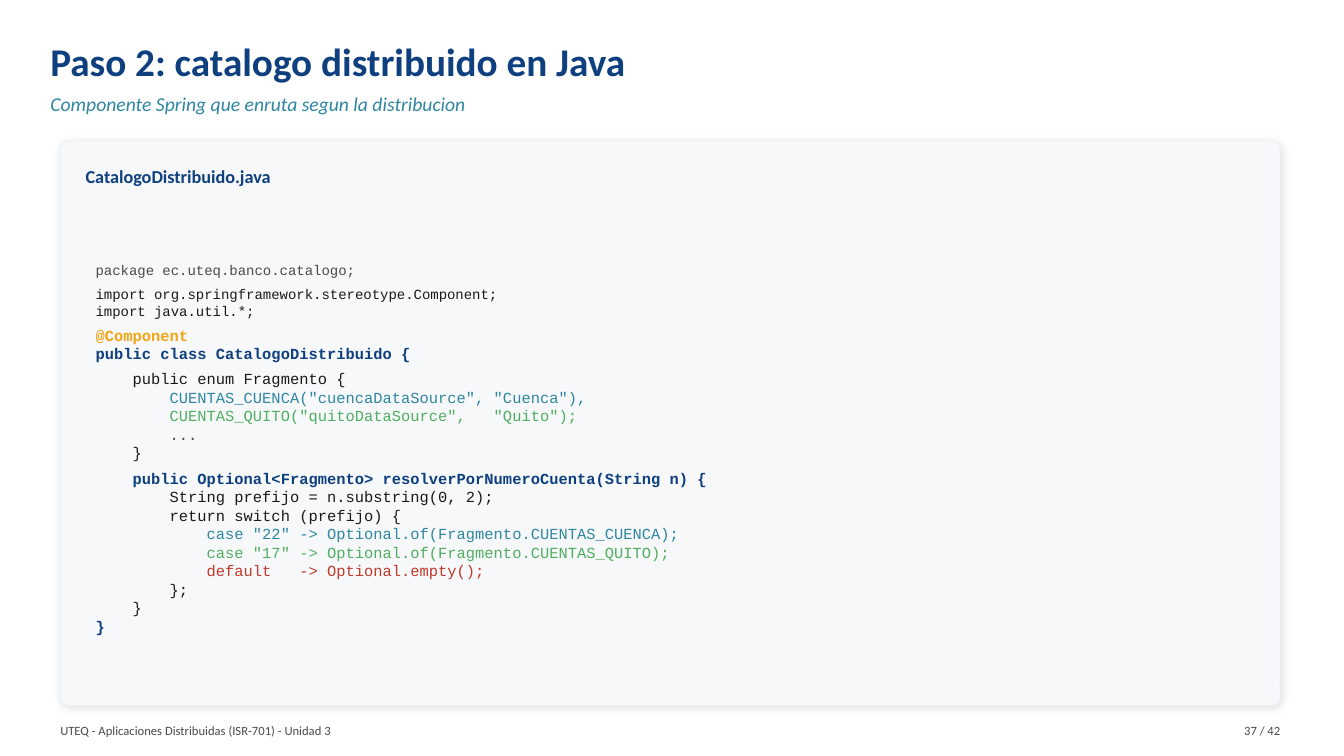
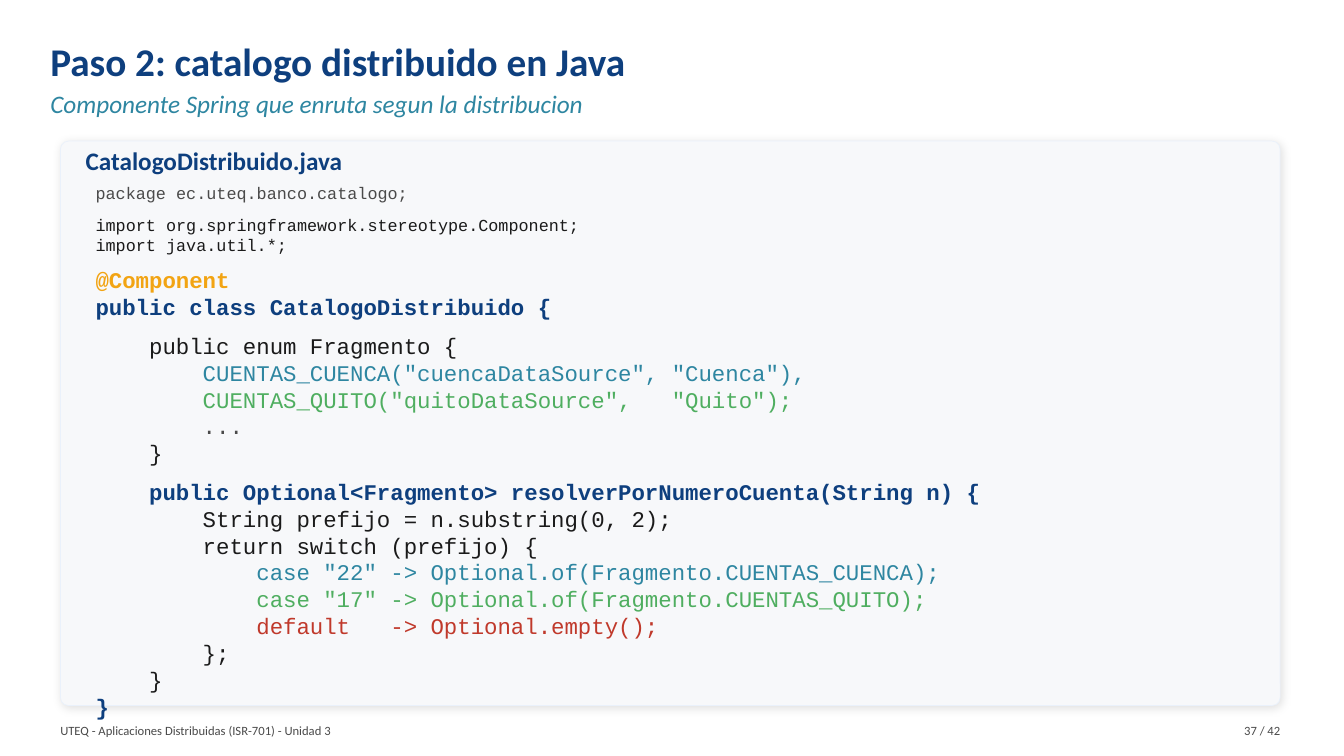
Before and after one commit to gleiston-guerrero/Asignaturas, a slide deck: slide 37 of AplicacionesDistribuidas/Material de clases/BDD_Presentacion.pptx. Drawn at 1344x756 pixels with LibreOffice and Linux fonts; fonts in the diff are those of the drawing. Boxes give left, top, right and bottom in pixels: in the first picture for what was removed or moved away, otherwise in the second. Text is boxed around its words. In the diff, an @@ line names an element or a change of style, - is before the commit and + after.

```diff
--- a/AplicacionesDistribuidas/Material de clases/BDD_Presentacion.pptx
+++ b/AplicacionesDistribuidas/Material de clases/BDD_Presentacion.pptx
@@ text "Componente Spring que enruta segun ..." at (50,95,583,118): size 14 to 18 pt @@
@@ text "CatalogoDistribuido.java": place and size @@
-text "CatalogoDistribuido.java" at (86,170,271,186)
+text "CatalogoDistribuido.java" at (86,152,342,175)
@@ text "CatalogoDistribuido.java" at (86,152,342,175): size 13 to 18 pt @@
@@ text "package ec.uteq.banco.catalogo;": place and size @@
-text "package ec.uteq.banco.catalogo;" at (96,265,689,579)
+text "package ec.uteq.banco.catalogo;" at (96,187,953,639)
@@ text "package ec.uteq.banco.catalogo;" at (96,187,953,639): size 10 to 12 pt in "package ec.uteq.banco.catalogo;", "import org.springframework.stereotype.Component;", "import java.util.*;"; size 11 to 16 pt in "@Component", "public class CatalogoDistribuido {", "public enum Fragmento {", "CUENTAS_CUENCA("cuencaDataSource", "Cuenca")," and 12 more places @@
```
Also in this commit, not shown: 17 other slides changed.
